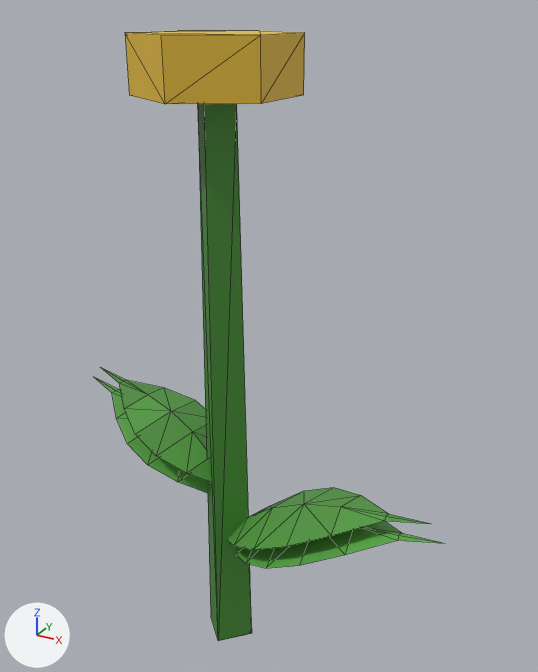
What one commit did to the glTF model models/world/flower-roadside.glb.
Rendered twice from a camera (50 mm lens) standing at (0.218, -0.341, 0.401) and looking at (0.02, 0.019, 0.221). The lights are fixed; the arrows at lower left show +X, +Y and +Z. The first picture is the older version. Mesh edges are drawn as thin lines. Vertices at exactly the same position are counted once.

Names of what the first picture shows: 'flower-roadside'.
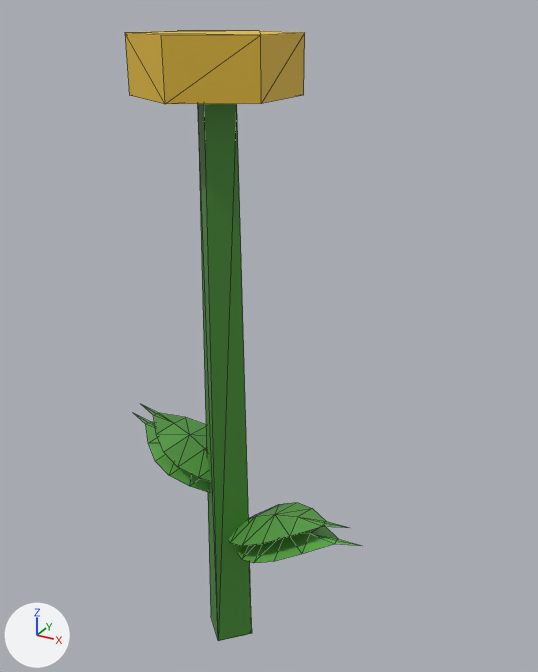
The edits, one by one:
me_mesh_0 is used by ob_flower_roadside; location (0.0, 0.0, 0.0).
me_mesh_0 had 100 vertices, 124 faces and spanned x -0.122..0.143, y -0.045..0.045, z 0.0..0.39.
me_mesh_0 now has 100 vertices, 124 faces and spans x -0.084..0.095, y -0.045..0.045, z 0.0..0.39.
me_mesh_0 part 1: the loose piece of 19 vertices spanning x -0.122..-0.008, y -0.023..0.037, z 0.11..0.16 is scaled about its middle by (0.668, 0.743, 0.668), then moved by (0.019, -0.002, -0.008).
me_mesh_0 part 2: 58 of 100 vertices moved; they spanned x -0.114..0.143, y -0.034..0.036, z 0.07..0.17 and now span x -0.076..0.095, y -0.024..0.026, z 0.07..0.153; mean shift (-0.011, -0.001, -0.012); largest move (0.108, 0.004, 0.133) -> (0.062, -0.016, 0.1).
me_mesh_0 part 3: 1 kept faces spanning x 0.043..0.062, y 0.0..0.016, z 0.098..0.103 get new vertex colours; the middle colour goes from green #62b64d to green #65bb4f.

Changed parts and their boxes (x1, y1, x2, y2) in the pictures (538 x 672 px; the box of a moved part takes in the faces that stretch with it):
'flower-roadside', reshaped (32% narrower): before (94, 30, 444, 641); after (125, 30, 362, 641)
part 1 of me_mesh_0, moved or reshaped: before (94, 377, 210, 494); after (133, 413, 209, 492)
part 2 of me_mesh_0, moved or reshaped: before (100, 367, 444, 568); after (142, 405, 362, 563)
part 3 of me_mesh_0, recoloured: before (329, 530, 353, 555); after (302, 527, 320, 534)
